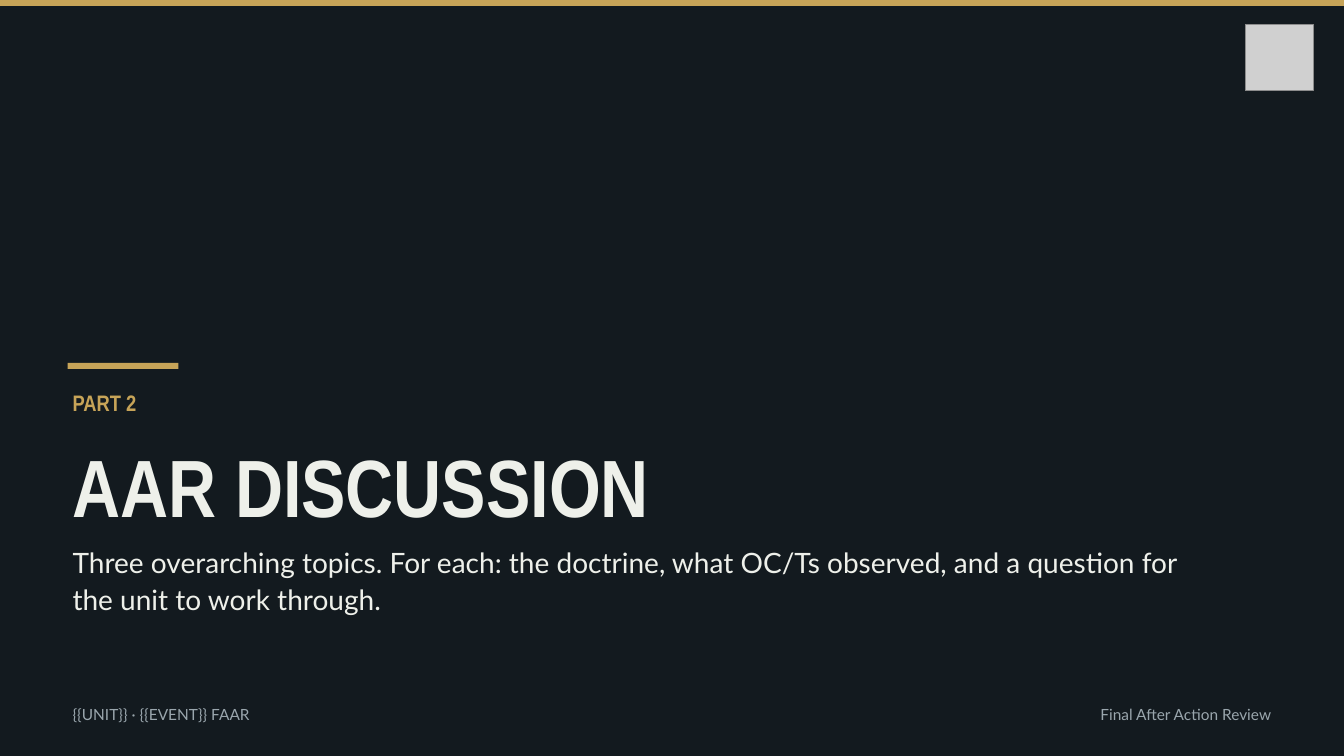
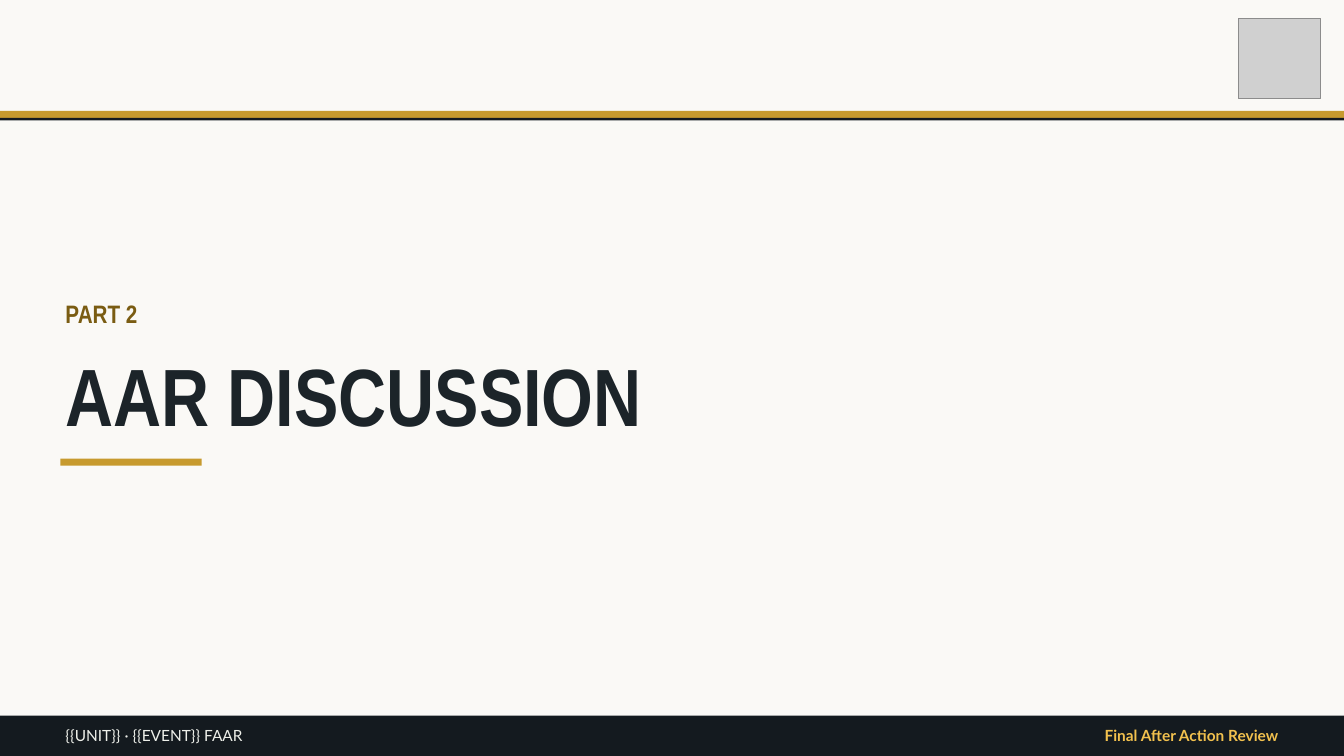
Before and after one commit to bwest63/trace, a slide deck: slide 8 of templates/faar-template.pptx (slide 11 before the commit). Drawn at 1344x756 pixels with LibreOffice and Linux fonts; fonts in the diff are those of the drawing; grey boxes stand for pictures. Boxes give left, top, right and bottom in pixels: in the first picture for what was removed or moved away, otherwise in the second. Text is boxed around its words. In the diff, an @@ line names an element or a change of style, - is before the commit and + after.

```diff
--- a/templates/faar-template.pptx
+++ b/templates/faar-template.pptx
@@ background #131A1F to #FAF9F6 @@
@@ picture: place and size @@
-picture at (1245,24,1314,91)
+picture at (1238,18,1321,99)
@@ rectangle: place and size @@
-rectangle at (0,0,1344,6)
+rectangle at (0,111,1344,118)
@@ rectangle at (0,111,1344,118): fill #C7A458 to #C79A2E @@
@@ rectangle added at (0,118,1344,121), fill #141A1F @@
@@ text "PART 2": place and size @@
-text "PART 2" at (73,395,136,411)
+text "PART 2" at (65,305,137,323)
@@ text "PART 2" at (65,305,137,323): size 16 to 18 pt, text colour #C7A458 to #7A5C12 @@
@@ text "AAR DISCUSSION": place and size @@
-text "AAR DISCUSSION" at (73,460,649,518)
+text "AAR DISCUSSION" at (65,369,642,427)
@@ text "AAR DISCUSSION" at (65,369,642,427): text colour #EEF0EA to #1C2429 @@
@@ rectangle removed at (68,363,178,369) @@
@@ rectangle added at (60,459,202,466), fill #C79A2E @@
@@ text removed at (73,552,1177,615) @@
-Three overarching topics. For each: the doctrine, what OC/Ts observed, and a question for the unit to work through.
@@ rectangle added at (0,716,1344,756), fill #141A1F @@
@@ text "{{UNIT}} · {{EVENT}} FAAR": place and size @@
-text "{{UNIT}} · {{EVENT}} FAAR" at (73,708,249,722)
+text "{{UNIT}} · {{EVENT}} FAAR" at (65,729,242,744)
@@ text "{{UNIT}} · {{EVENT}} FAAR" at (65,729,242,744): text colour #9AA6AD to #EEF0EA; vertical alignment top to middle @@
@@ text "Final After Action Review": place and size @@
-text "Final After Action Review" at (1100,708,1271,720)
+text "Final After Action Review" at (1105,729,1278,741)
@@ text "Final After Action Review" at (1105,729,1278,741): text colour #9AA6AD to #F2C14E, bold on; vertical alignment top to middle @@
```
Also in this commit, not shown: 13 other slides changed, 1 slide added, 5 slides removed, 6 other files.
